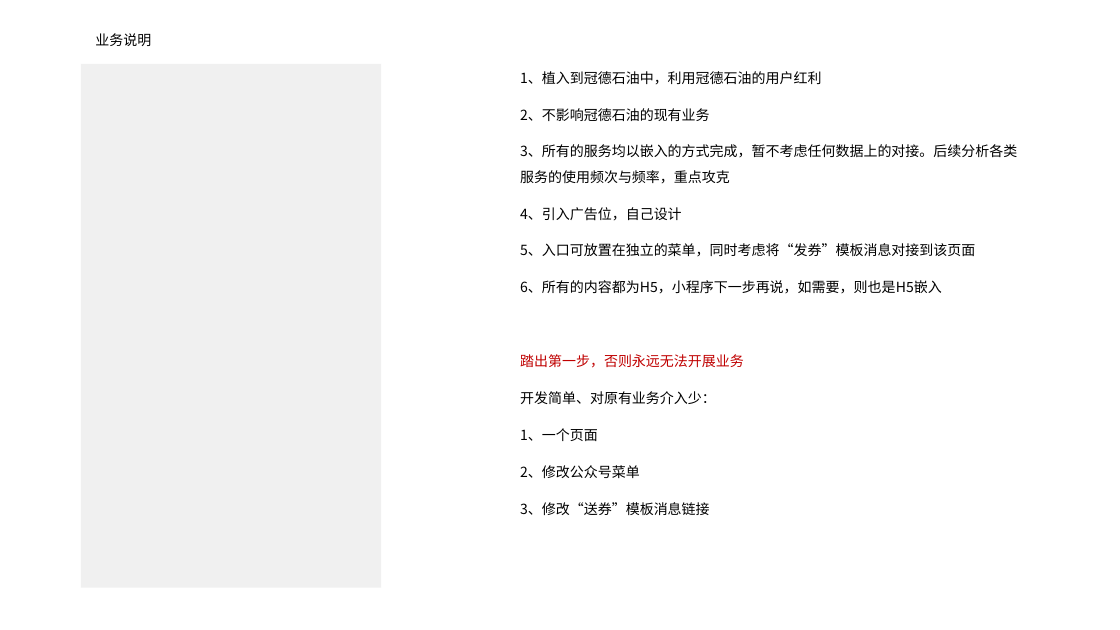
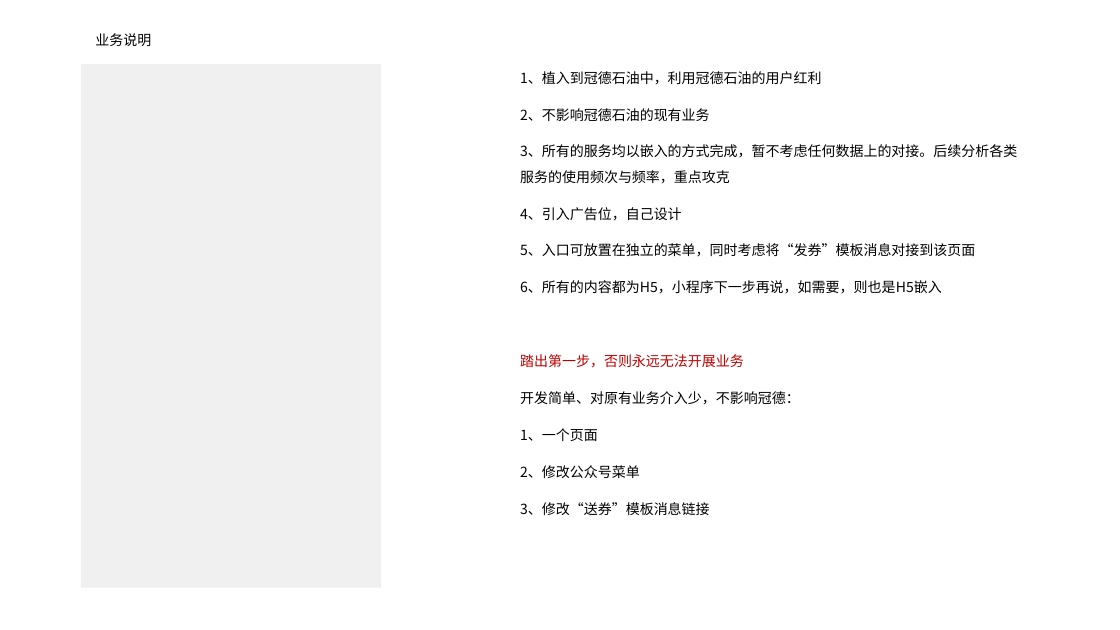
Before and after one commit to nixiaobing/kindpetro, a slide deck: slide 1 of product/冠德石油+/优惠生活/优惠生活的构想.pptx. Drawn at 1120x630 pixels with LibreOffice and Linux fonts; fonts in the diff are those of the drawing; background and template pictures are left out. Boxes give left, top, right and bottom in pixels: in the first picture for what was removed or moved away, otherwise in the second. Text is boxed around its words. In the diff, an @@ line names an element or a change of style, - is before the commit and + after.

```diff
--- a/product/冠德石油+/优惠生活/优惠生活的构想.pptx
+++ b/product/冠德石油+/优惠生活/优惠生活的构想.pptx
@@ text at [520, 391, 800, 404]: text changed @@
-开发简单、对原有业务介入少：
+开发简单、对原有业务介入少，不影响冠德：
```
